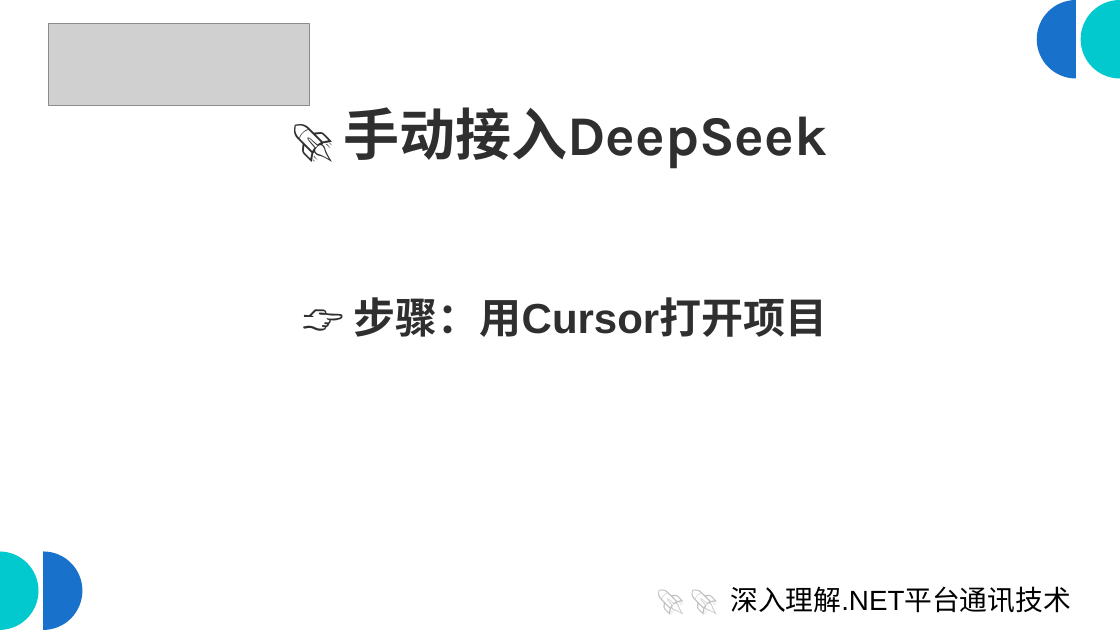
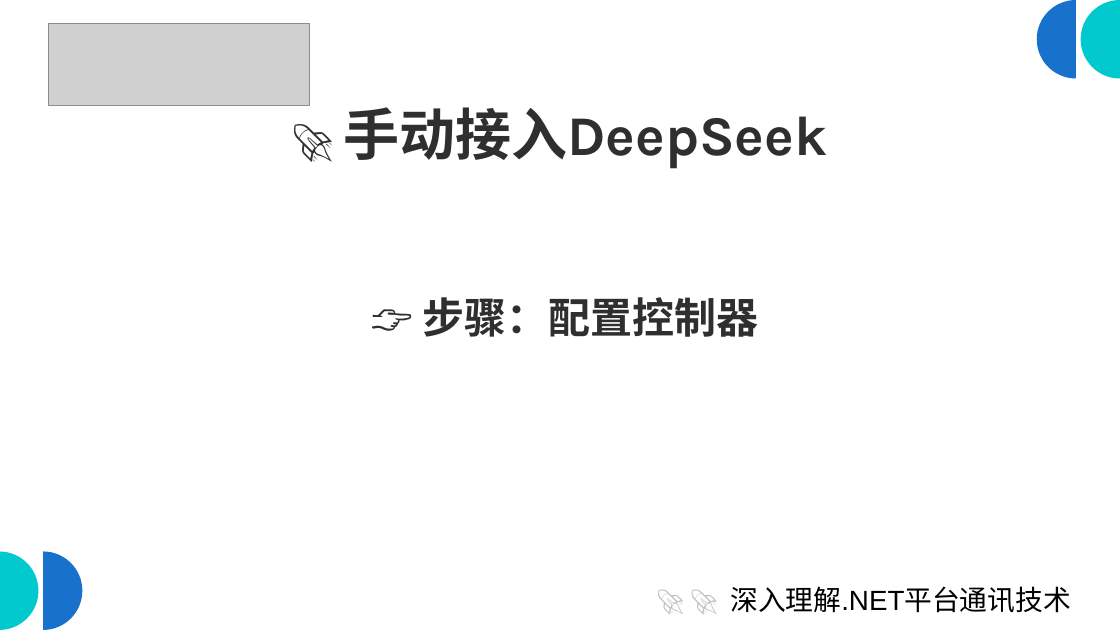
Before and after one commit to scottfly189/dotnet_net_course, a slide deck: slide 5 of src/4.DeepseekDemo/deep_seek.odp (slide 6 before the commit). Drawn at 1120x630 pixels with LibreOffice and Linux fonts; fonts in the diff are those of the drawing; grey boxes stand for pictures. Boxes give left, top, right and bottom in pixels: in the first picture for what was removed or moved away, otherwise in the second. Text is boxed around its words. In the diff, an @@ line names an element or a change of style, - is before the commit and + after.

```diff
--- a/src/4.DeepseekDemo/deep_seek.odp
+++ b/src/4.DeepseekDemo/deep_seek.odp
@@ text at box(423, 297, 759, 337): text changed @@
-👉 步骤：用Cursor打开项目
+👉 步骤：配置控制器
```
Also in this commit, not shown: 3 other slides changed, 1 slide removed.
